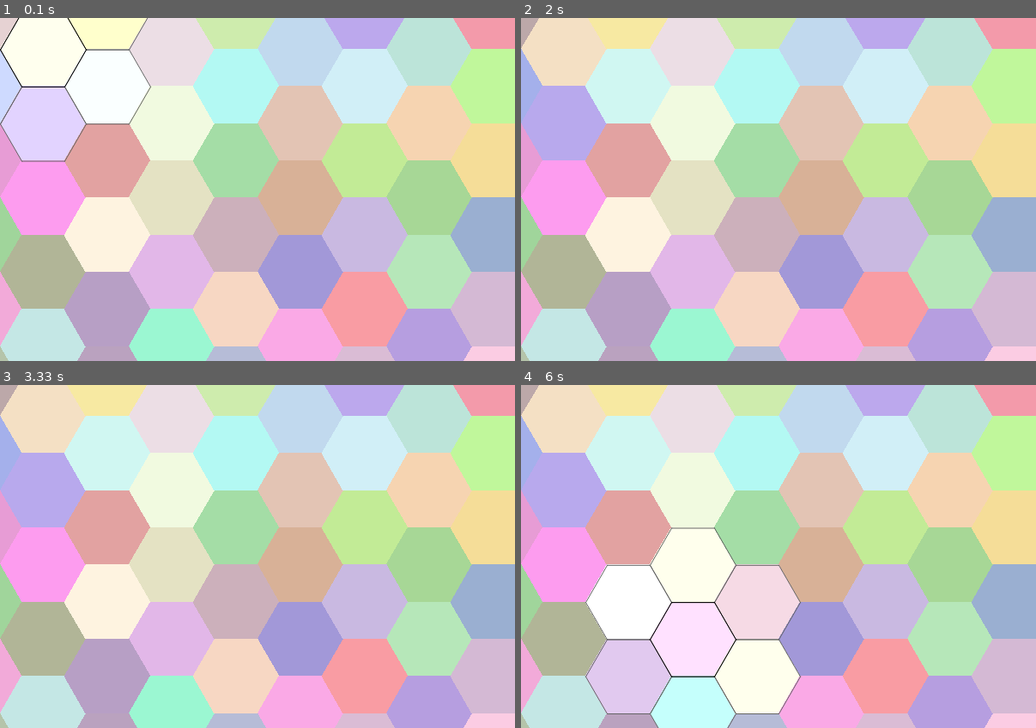
Above: before the commit, frames 1-4 (two rows, left to right).
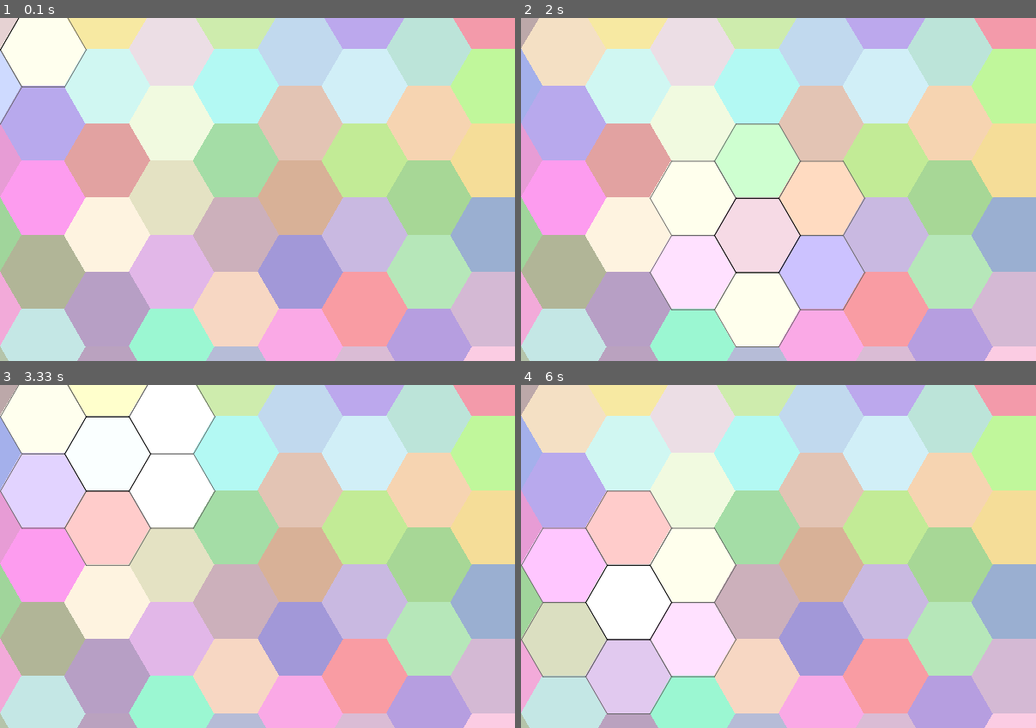
Above: after the commit, the same moments.

Repository: rbaltrusch/pygame_examples
Game: pygame game, started from code/hexagonal_tiles/main.py
Same seed, same stepped clock (60 frames per second), same inputs: the game is played once before the commit and once after it.
Inputs (mouse positions are in pixels of both pictures, inside the frame that each line leads up to):
- Up to frame 1 (0.1 s): no input
- Up to frame 2 (2 s): click (778, 189) at 0.38 s; click (830, 264) at 0.72 s; click (963, 309) at 1.05 s; click (654, 120) at 1.38 s; click (778, 230) at 1.72 s
- Up to frame 3 (3.33 s): click (185, 484) at 2.05 s; click (437, 645) at 2.38 s; click (92, 590) at 2.72 s; click (108, 487) at 3.05 s
- Up to frame 4 (6 s): click (654, 618) at 3.38 s; click (963, 635) at 3.72 s; click (624, 683) at 4.05 s; click (618, 577) at 4.38 s; click (809, 652) at 4.72 s; click (871, 669) at 5.05 s; click (598, 676) at 5.38 s; click (649, 611) at 5.72 s

The runs differ from the first frame. In frame 1, 6.7% of the frame differs, in the area x 0-30%, y 0-42%; in frame 2, 19%, in the area x 25-67%, y 30-96%; in frame 3, 17%; in frame 4, 16%.

Commit message:
Fix flat top hexagon centre calculation

Diff:
--- a/code/hexagonal_tiles/hexagon.py
+++ b/code/hexagonal_tiles/hexagon.py
@@ -114,4 +114,4 @@
     def centre(self) -> Tuple[float, float]:
         """Centre of the hexagon"""
         x, y = self.position  # pylint: disable=invalid-name
-        return (x, y + self.minimal_radius)
+        return (x + self.radius / 2, y + self.minimal_radius)
